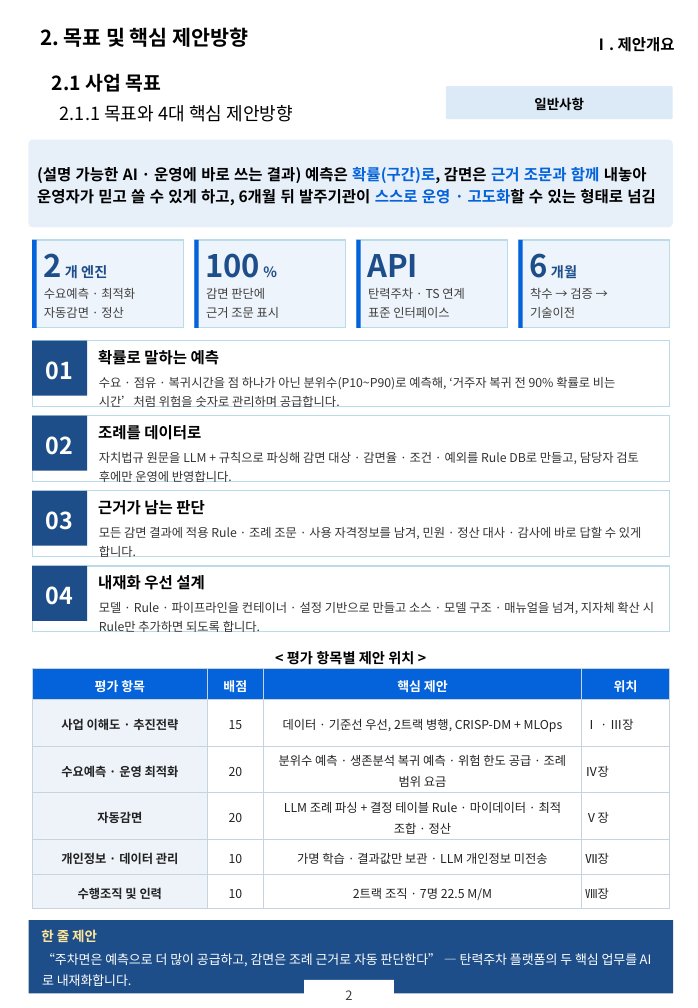
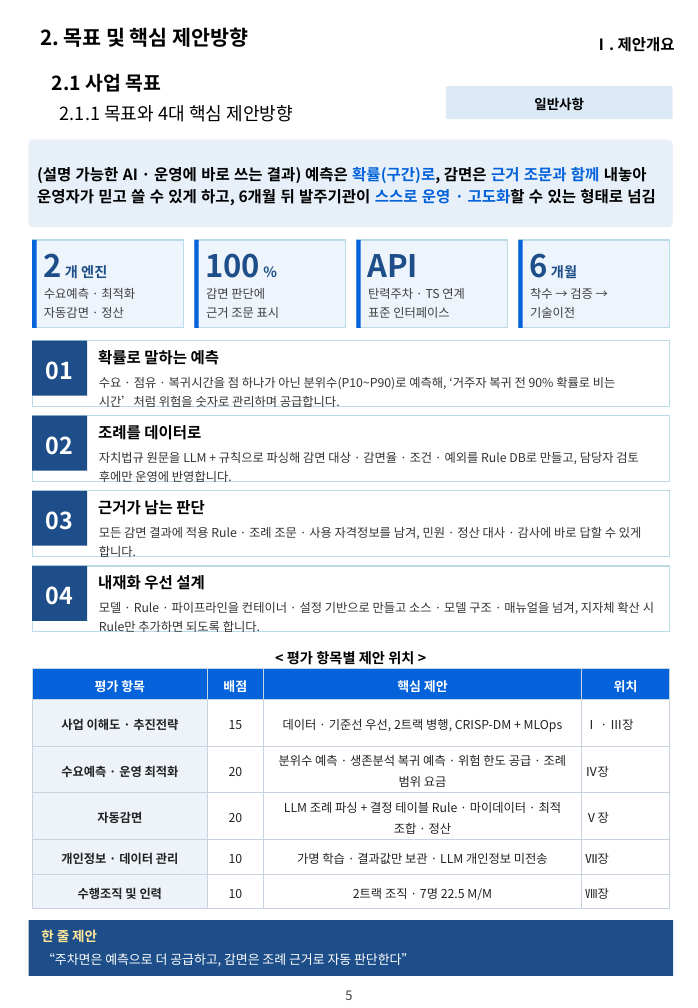
Before and after one commit to hwangsteeve-tech/hbjw, a slide deck: slide 5 of proposals/2026-11_dsit-parking-ai/dsit_proposal.pptx. Drawn at 698x1008 pixels with LibreOffice and Linux fonts; fonts in the diff are those of the drawing; background and template pictures are left out. Boxes give left, top, right and bottom in pixels: in the first picture for what was removed or moved away, otherwise in the second. Text is boxed around its words. In the diff, an @@ line names an element or a change of style, - is before the commit and + after.

```diff
--- a/proposals/2026-11_dsit-parking-ai/dsit_proposal.pptx
+++ b/proposals/2026-11_dsit-parking-ai/dsit_proposal.pptx
@@ rectangle: place and size @@
-rectangle at (29, 920, 674, 994)
+rectangle at (29, 920, 674, 976)
@@ text at (42, 953, 414, 966): text changed @@
-“주차면은 예측으로 더 많이 공급하고, 감면은 조례 근거로 자동 판단한다” — 탄력주차 플랫폼의 두 핵심 업무를 AI로 내재화합니다.
+“주차면은 예측으로 더 공급하고, 감면은 조례 근거로 자동 판단한다”
@@ text at (346, 990, 352, 1000): text changed @@
-2
+5
```
Also in this commit, not shown: 29 other slides changed, 5 other files.
